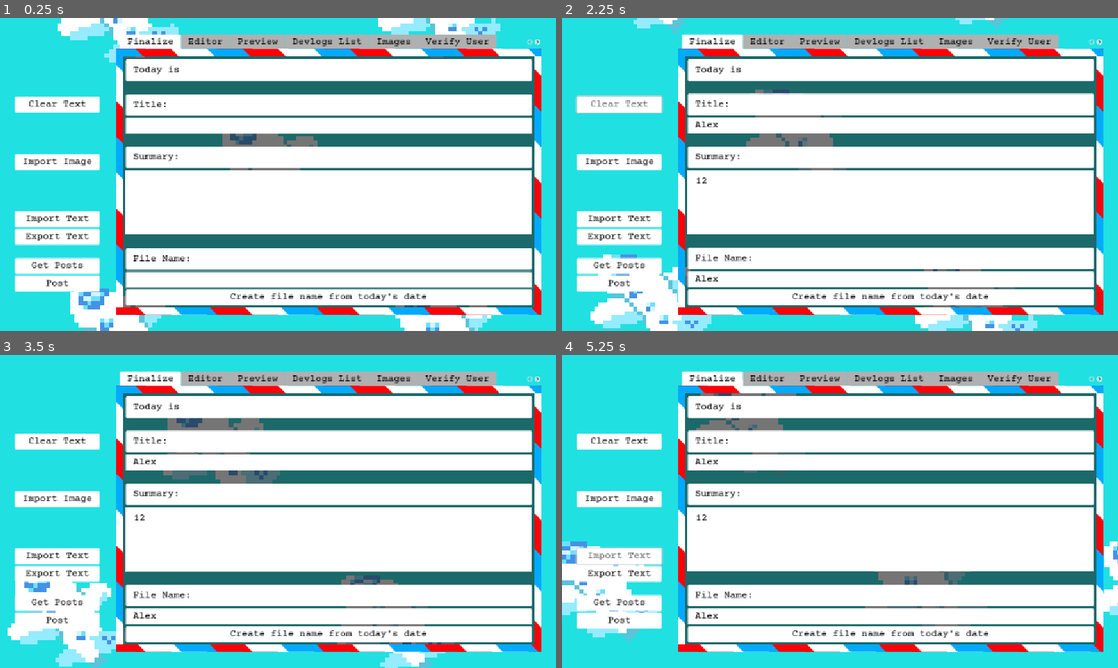
Above: before the commit, frames 1-4 (two rows, left to right).
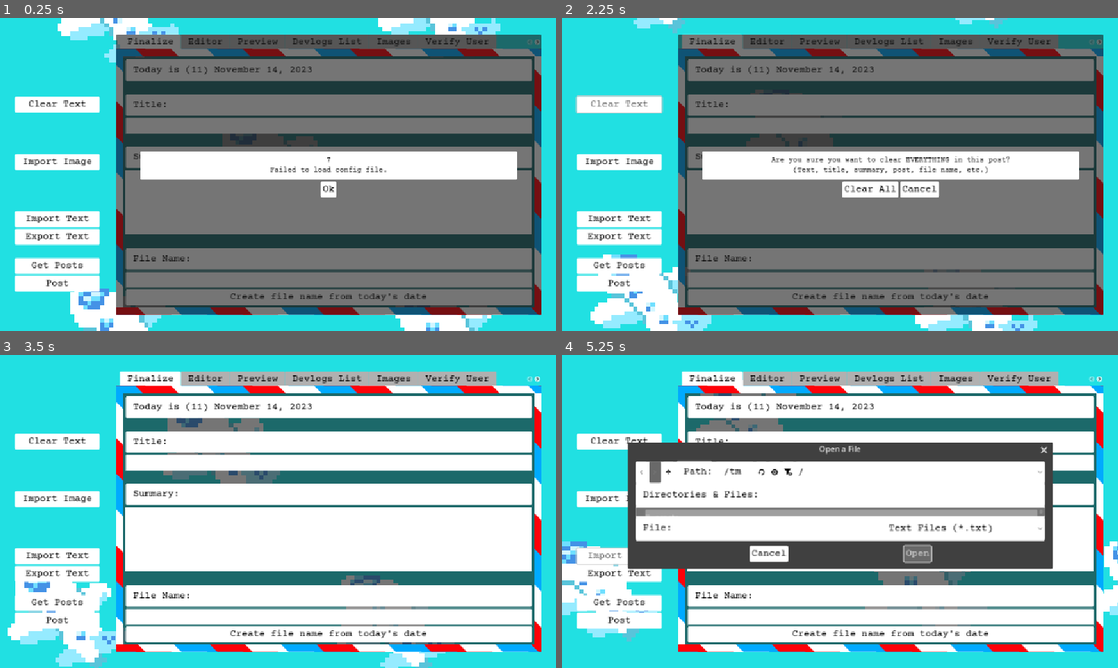
Above: after the commit, the same moments.

Repository: jennyton88/devlogs-maker
Game: Godot game, scene res://scenes/devlogs.tscn
Two runs of this game, one before a commit and one after it. Both use one fixed random seed, a clock stepped at 60 frames per second and the inputs below.
Inputs (mouse positions are in pixels of both pictures, inside the frame that each line leads up to):
- Up to frame 1 (0.25 s): no input
- Up to frame 2 (2.25 s): click (890, 124) at 0.52 s; type "Alex" at 0.6 s; click (890, 202) at 0.75 s; type "12" at 0.83 s; click (890, 280) at 0.98 s; type "Alex" at 1.07 s; click (890, 190) at 1.25 s, where only the run after the commit has a clickable "Ok"; click "Clear Text" at 2 s
- Up to frame 3 (3.5 s): click (305, 527) at 2.75 s, where only the run after the commit has a clickable "Clear All"
- Up to frame 4 (5.25 s): click "Import Image" at 3.5 s; click (884, 555) at 4.25 s, where only the run after the commit has a clickable "Cancel"; click "Import Text" at 5 s

The runs differ from the first frame. In frame 1, 63% of the frame differs, in the area x 20-98%, y 5-95%; in frame 2, 63%; in frame 3, 2.6%; in frame 4, 22%.
Error before the commit: Parse Error: Identifier "_on_hide_popup" not declared in the current scope. (res://scripts/devlogs.gd:234)
Error after the commit: Invalid access to property or key 'text' on a base object of type 'Array'. (res://scripts/components/popup_msg.gd:21)

Commit message:
replace msg pop temp

Diff:
--- a/scripts/devlogs.gd
+++ b/scripts/devlogs.gd
@@ -157,14 +157,21 @@
 
 
 func _on_clear_text():
+	create_action_popup(
+		"Are you sure you want to clear EVERYTHING in this post?\n(Text, title, summary, post, file name, etc.)",
+		{ 'yes': "Clear All", 'no': 'Cancel' },
+		clear_post,
+	);
+
+func create_action_popup(msg: String, button_txt: Dictionary, action: Callable):
 	var popup = load(popup_ref).instantiate();
 	workspace_container.add_child(popup);
 
 	popup.create_popup(
-		"Are you sure you want to clear EVERYTHING in this post?\n(Text, title, summary, post, file name, etc.)",
+		msg,
 		{
-			'yes': { "text": "Clear All", "action": clear_post },
-			'no': { "text": "Cancel" }
+			'yes': { "text": button_txt.yes, "action":  action },
+			'no': { "text": button_txt.no }
 		},
 		AppInfo.MsgType.RequireAction
 	);
@@ -228,12 +235,16 @@
 	return formatted_date;
 
 
-func create_notif_popup(code_text: String):
-	msg_popup.create_popup(
-		code_text,
-		{'yes': ["Ok", _on_hide_popup]},
+func create_notif_popup(msg: String):
+	var popup = load(popup_ref).instantiate();
+	workspace_container.add_child(popup);
+
+	popup.create_popup(
+		msg,
+		{ 'yes': { "text": "Ok" } },
 		AppInfo.MsgType.Notification
 	);
+
 
 
 func create_error_popup(error_code: Error, error_type: AppInfo.ErrorType):
@@ -248,9 +259,12 @@
 	create_notif_popup(error_msg);
 
 
-func create_popup(msg_text: String, button_info: Dictionary, msg_type: AppInfo.MsgType):
-	msg_popup.create_popup(
-		msg_text,
+func create_popup(msg: String, button_info: Dictionary, msg_type: AppInfo.MsgType):
+	var popup = load(popup_ref).instantiate();
+	workspace_container.add_child(popup);
+
+	popup.create_popup(
+		msg,
 		button_info,
 		msg_type
 	);
@@ -267,7 +281,8 @@
 
 
 func disconnect_popup():
-	msg_popup.exit();
+	#msg_popup.exit();
+	pass
 
 
 func _on_export_file():
